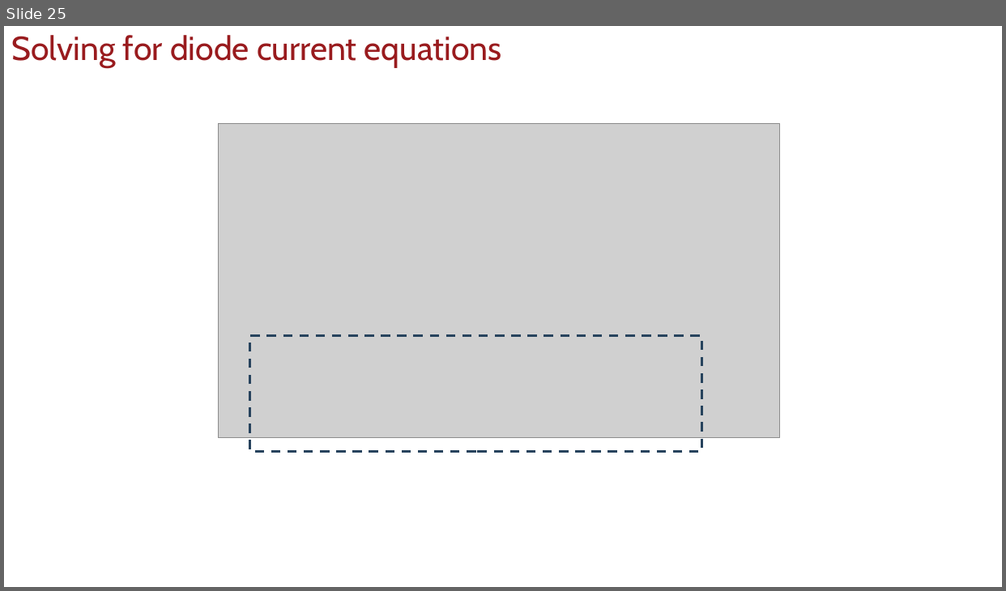
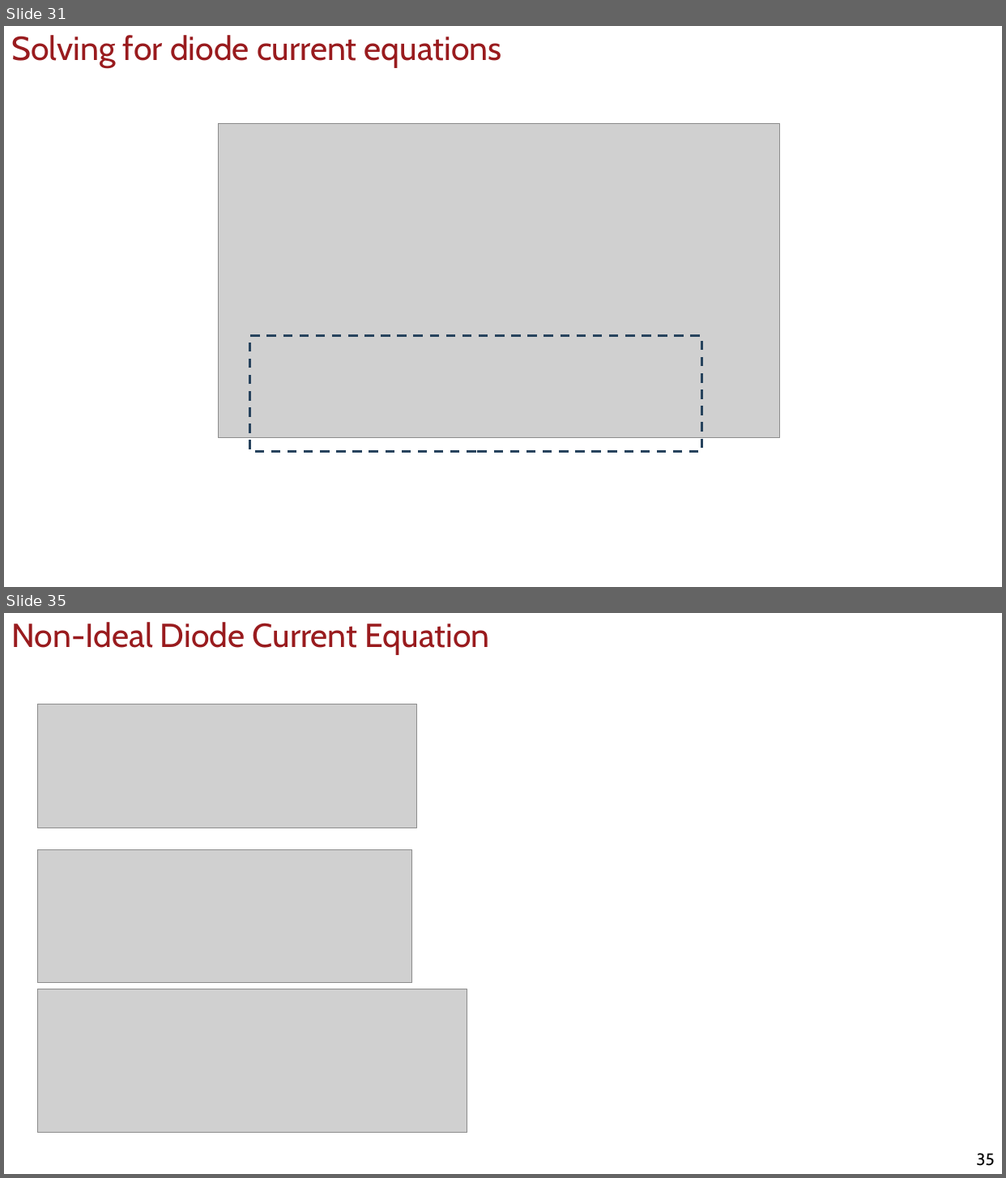
Before and after one commit to uscee105/ee105, a slide deck: assets/module-2-device/mod-2-lecture-9-devices-1.pptx. Shown one above the other, each under a label of ours: slide 25 before the commit, slides 31 and 35 after it; the slides between them are not shown. The pictures are 1006x591 and 1006x1178 pixels, drawn with LibreOffice and Linux fonts; fonts in the diff are those of the drawing; grey boxes stand for pictures; background and template pictures are left out. Boxes give left, top, right and bottom in pixels: in the first picture for what was removed or moved away, otherwise in the second. Text is boxed around its words. In the diff, an @@ line names an element or a change of style, - is before the commit and + after.

```diff
--- a/assets/module-2-device/mod-2-lecture-9-devices-1.pptx
+++ b/assets/module-2-device/mod-2-lecture-9-devices-1.pptx
@@ slide 35 added at [4,613,1002,1174], background #FFFFFF @@
@@ title added at [11,622,490,655], 32 pt, text #991B1E @@
+Non-Ideal Diode Current Equation
@@ picture added at [38,705,416,828] @@
@@ picture added at [38,850,413,983] @@
@@ picture added at [38,990,467,1133] @@
@@ page number added at [976,1153,994,1166], 16 pt, text #000000 @@
+35
@@ what was slide 25 is now slide 31 @@
```
Also in this commit, not shown: 13 slides changed, 7 other slides added, 26 other files.
